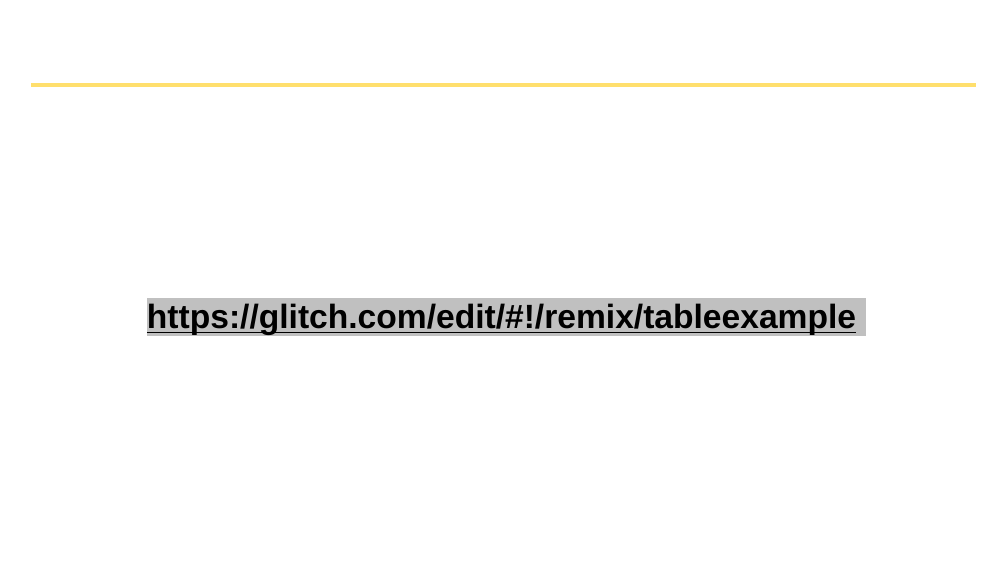
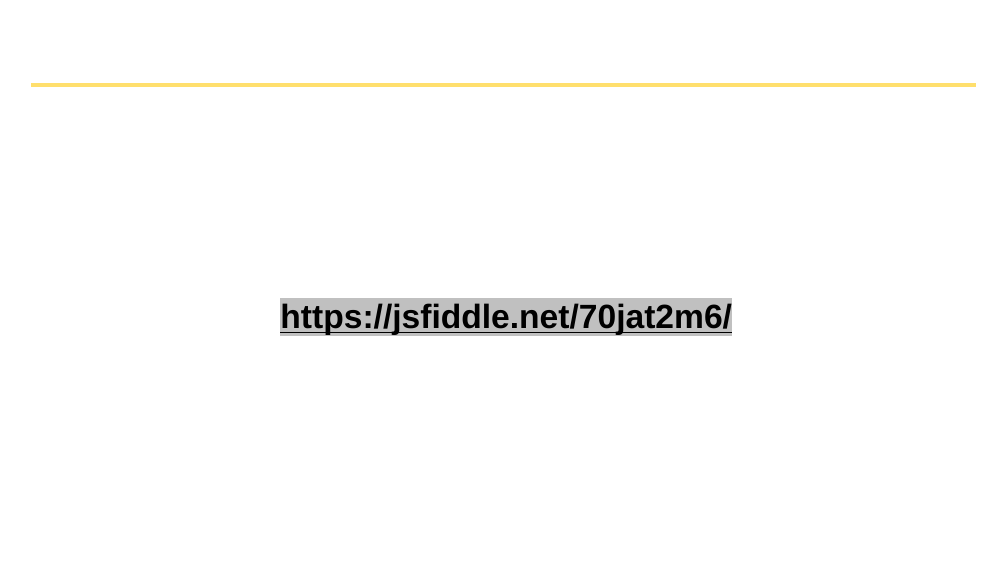
Before and after one commit to hytechclub/web-101, a slide deck: slide 5 of Week04/TablesAndIFrames.pptx. Drawn at 1008x567 pixels with LibreOffice and Linux fonts; fonts in the diff are those of the drawing; background and template pictures are left out. Boxes give left, top, right and bottom in pixels: in the first picture for what was removed or moved away, otherwise in the second. Text is boxed around its words. In the diff, an @@ line names an element or a change of style, - is before the commit and + after.

Commit message:
powerpoints use jsfiddle instead of others

```diff
--- a/Week04/TablesAndIFrames.pptx
+++ b/Week04/TablesAndIFrames.pptx
@@ text at bbox=[280, 303, 732, 335]: text changed @@
-https://glitch.com/edit/#!/remix/tableexample
+https://jsfiddle.net/70jat2m6/
```
Also in this commit, not shown: 1 other slide changed, 6 other files.
